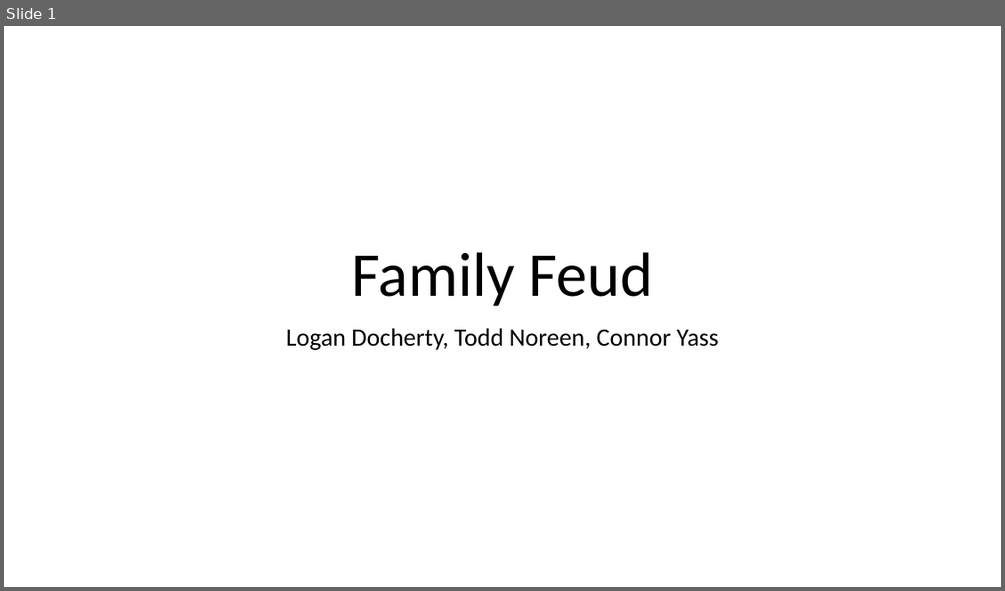
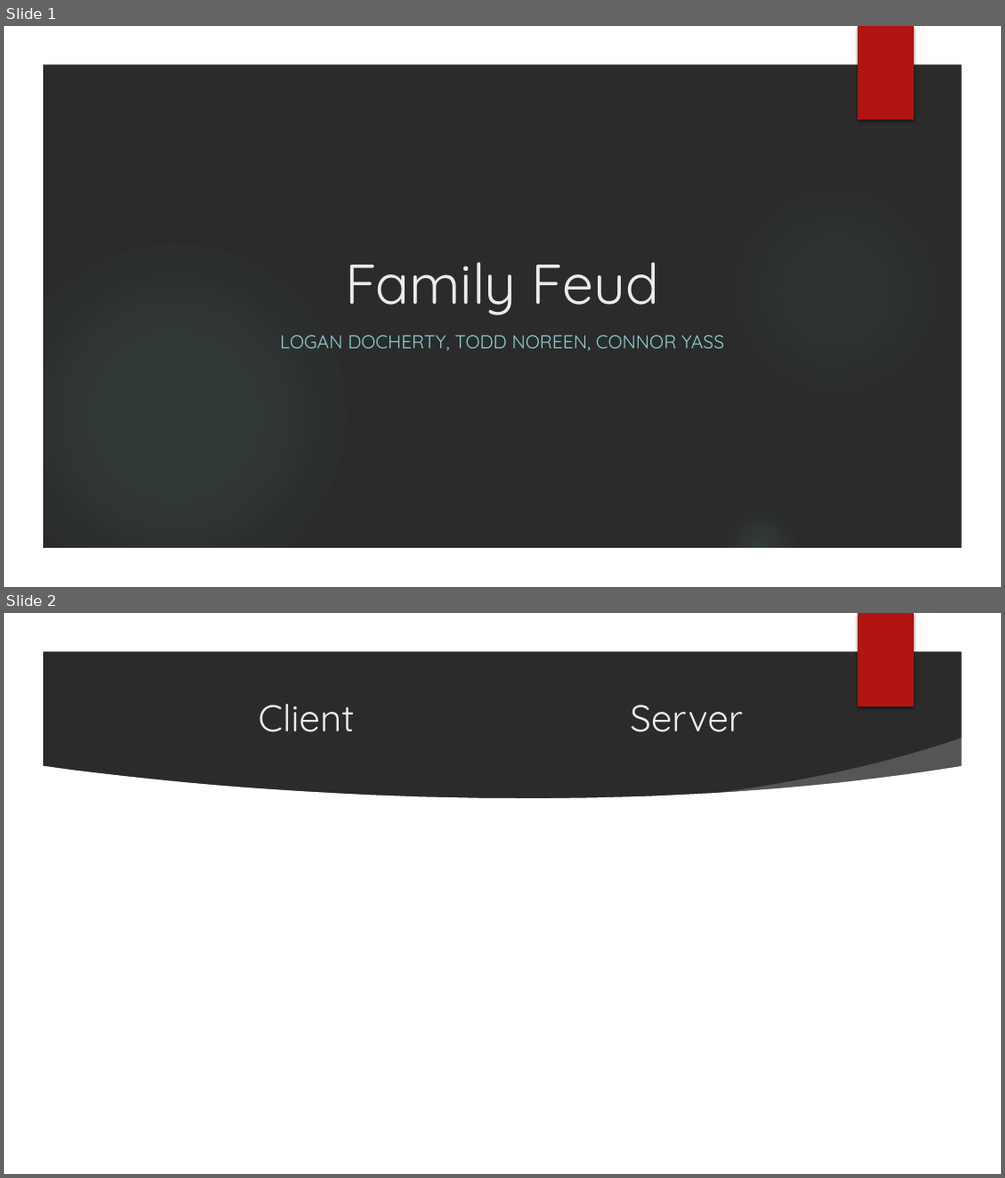
Before and after one commit to yassck02/FamilyFeud, a slide deck: docs/final_presentation.pptx. Shown one above the other, each under a label of ours: slide 1 before the commit, slides 1 and 2 after it. The pictures are 1005x591 and 1005x1178 pixels, drawn with LibreOffice and Linux fonts; fonts in the diff are those of the drawing; background and template pictures are left out; a plain dark background stands for a picture behind light text. Boxes give left, top, right and bottom in pixels: in the first picture for what was removed or moved away, otherwise in the second. Text is boxed around its words. In the diff, an @@ line names an element or a change of style, - is before the commit and + after.

```diff
--- a/docs/final_presentation.pptx
+++ b/docs/final_presentation.pptx
@@ slide 2 added at [4,613,1001,1174], background picture (left out); not listed: 5 template elements that a slide beside it also shows @@
@@ title added at [259,704,355,732], 36 pt, text #EBEBEB @@
+Client
@@ text added at [630,705,743,732], 36 pt, text #EBEBEB @@
+Server
@@ freeform shape added at [697,738,970,819], fill #FFFFFF at 20% opacity @@
@@ freeform shape added at [41,765,963,1136], fill #FFFFFF @@
@@ slide 1 changed as well @@
@@ background #FFFFFF to picture (left out) @@
@@ group added at [4,26,1001,587]: 3 ellipses, 1 freeform shape @@
@@ rectangle added at [858,26,914,119], fill #B01513 @@
@@ title "Family Feud": place and size @@
-title "Family Feud" at [352,252,653,306]
+title "Family Feud" at [345,262,660,315]
@@ title "Family Feud" at [345,262,660,315]: size 60 to 54 pt, font Calibri to Quicksand, text colour #000000 to #EBEBEB; line spacing 0.9 to 1 @@
@@ subtitle at [280,335,724,351]: text changed; size 24 to 18 pt; font Calibri to Quicksand; text colour #000000 to #8AD0D6 @@
-Logan Docherty, Todd Noreen, Connor Yass
+LOGAN DOCHERTY, TODD NOREEN, CONNOR YASS
```
Also in this commit, not shown: 3 other slides added, 2 slides removed.
